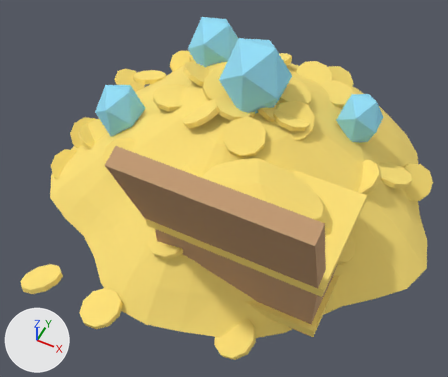
What one commit did to the OBJ model assets/meshes/SandHoard.obj.
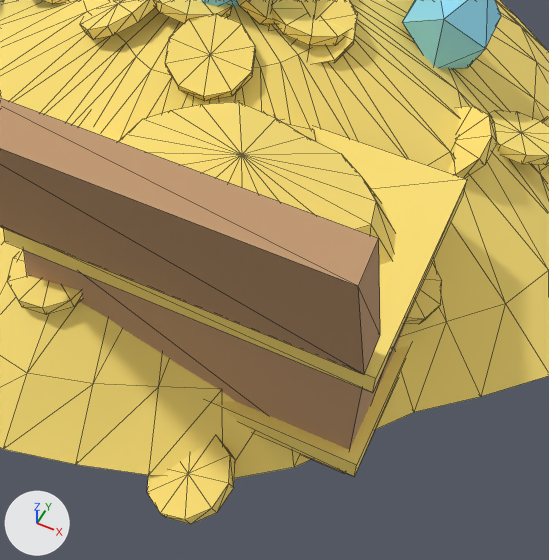
There are two pictures of each version: one whole from a 50 mm camera at (4.39, -9.91, 11.56) aimed at (0.22, -1.56, 1.13), one close up on the part from 32% to 91% of the width and 29% to 100% of the height. Every picture has the same lights, and +X, +Y and +Z are marked at lower left. The last two pictures show the newer version. The close-ups show mesh edges as thin lines. Where no turn or scale is listed for an object, it has been applied to the vertices. Vertices at exactly the same position are counted once.

Names of what the first close-up shows: 'Gem', 'Gold', 'Wood'.
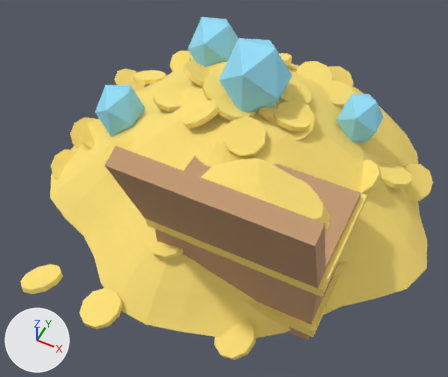
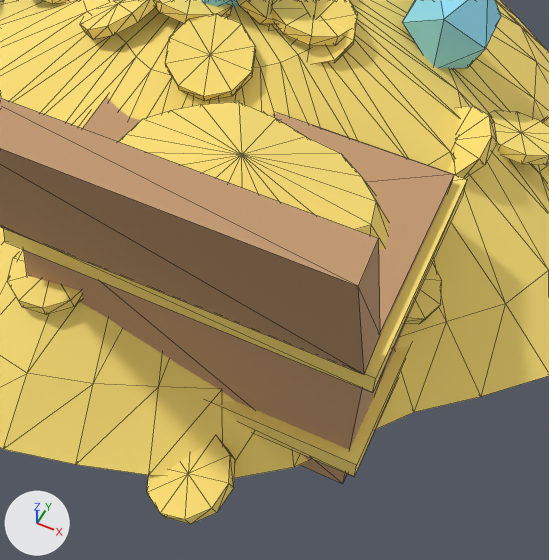
Location of each change, (x1, y1, x2, y2) in pixels of the close-ups (549 x 560 px; the box of a moved part takes in the faces that stretch with it):
```json
{"object": "Wood", "change": "reshaped", "before": [0, 98, 406, 474], "after": [0, 96, 454, 484]}
{"part": 1, "of": "me_wood", "change": "moved or reshaped", "before": [24, 250, 406, 474], "after": [24, 96, 454, 484]}
{"part": 2, "of": "me_wood", "change": "shading changed", "before": [80, 128, 380, 474], "after": [80, 96, 454, 484]}
```

Edits to the scene script, one JSON object a line:
```json
{"block": "me_wood", "where": "# used by ob_wood; location = (0.0, 0.0, 0.0)"}
{"op": "remove", "block": "me_wood", "code": "me_wood.from_pydata(...)  # 16 vertices, 24 faces; spans x -0.39..3.19, y -4.61..-1.25, z 0.05..4.55"}
{"op": "add", "block": "me_wood", "code": "me_wood.from_pydata(...)  # 16 vertices, 24 faces; spans x -0.39..3.19, y -4.61..-1.25, z -0.15..4.55"}
{"block": "me_wood", "change": "me_wood part 1: the loose piece of 8 vertices spanning x -0.35..3.15, y -3.55..-1.25, z 0.05..1.95 is scaled about its middle by (1, 1, 1.21)"}
{"block": "me_wood", "change": "me_wood part 2: all faces are now shaded flat (24 of 24 changed)"}
```
